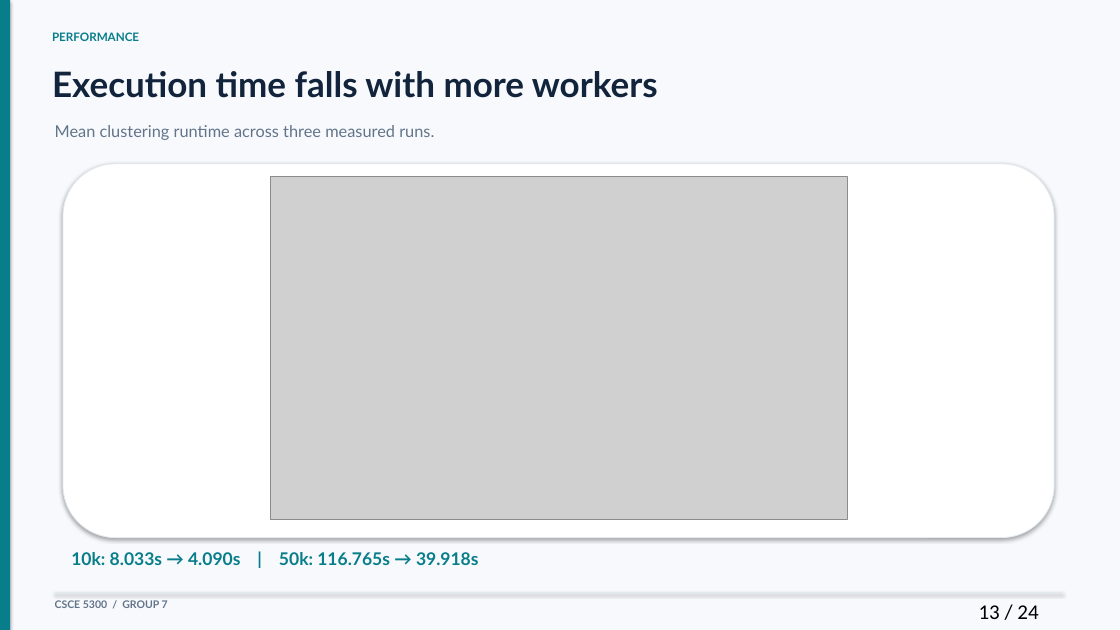
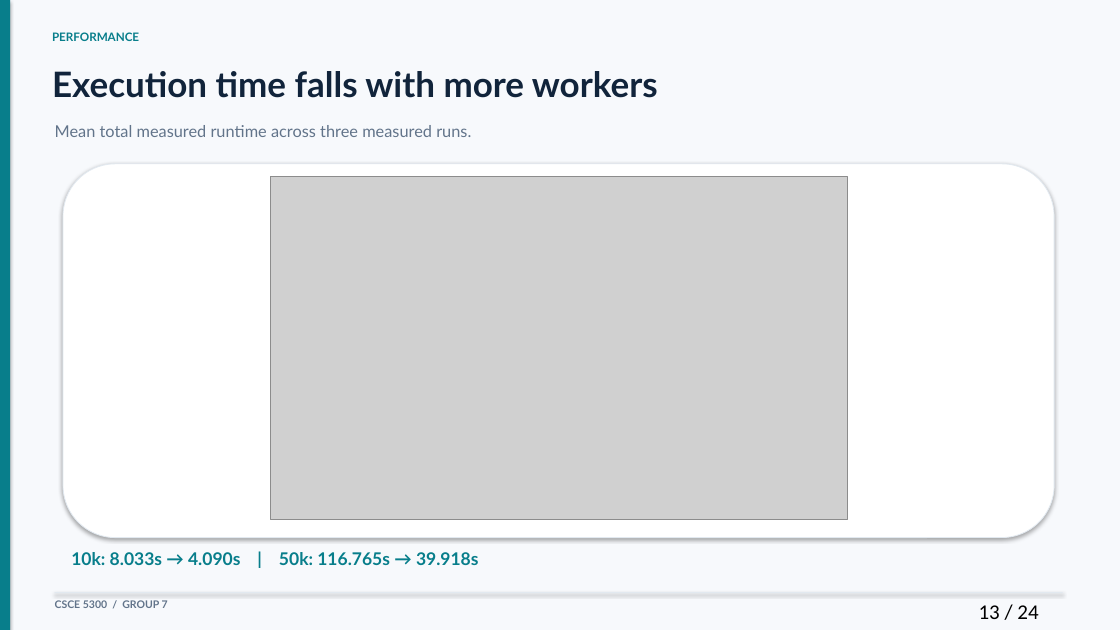
Before and after one commit to Opaksbolu/CSCE5300-Big-Data-Project, a slide deck: slide 13 of docs/final_submission/Group7_Parallel_KMeans_Final_Presentation.pptx. Drawn at 1120x630 pixels with LibreOffice and Linux fonts; fonts in the diff are those of the drawing; grey boxes stand for pictures. Boxes give left, top, right and bottom in pixels: in the first picture for what was removed or moved away, otherwise in the second. Text is boxed around its words. In the diff, an @@ line names an element or a change of style, - is before the commit and + after.

```diff
--- a/docs/final_submission/Group7_Parallel_KMeans_Final_Presentation.pptx
+++ b/docs/final_submission/Group7_Parallel_KMeans_Final_Presentation.pptx
@@ text at [55,125,471,137]: text changed @@
-Mean clustering runtime across three measured runs.
+Mean total measured runtime across three measured runs.
```
Also in this commit, not shown: 7 other files.
